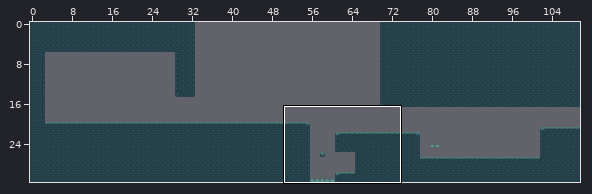
An edit to a level. Tiled map, Assets/Maps/Forest_04.tmx. Above: a wide view before the commit, with the close-up outlined.
Close-up. Earlier state:
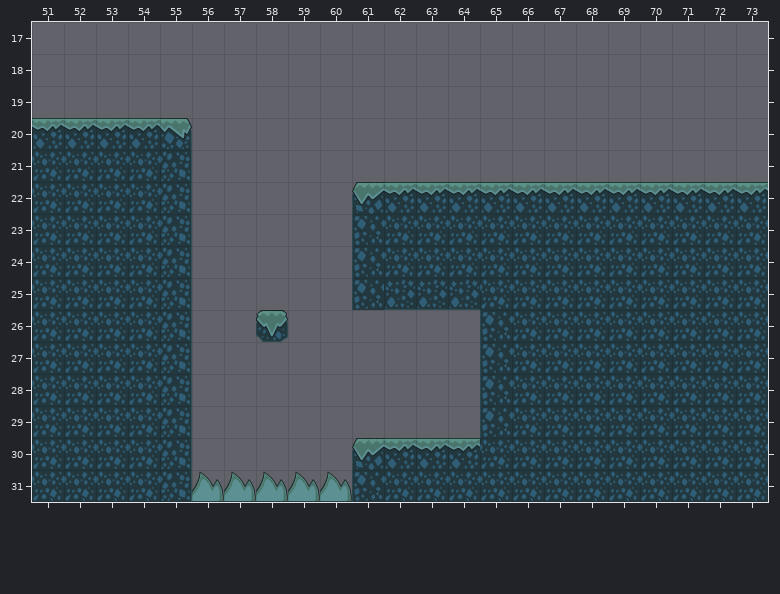
Cells are 128x128 px. Shown: x 51..73, y 17..31. The commit also changed other parts of the map, which this record leaves out.
Once edited:
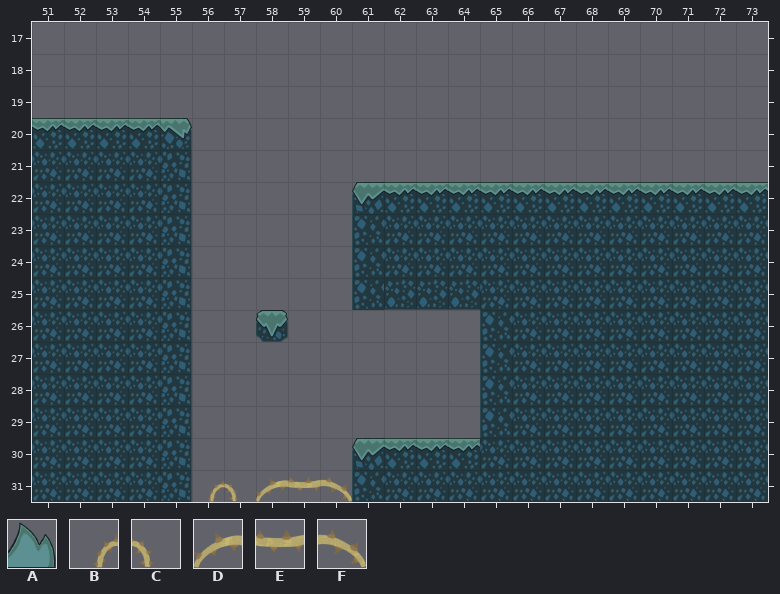
Key: from "Atlas_Bosque_V2": A 61; from "Espinas": B 8, C 9, D 10, E 11, F 12.
_ is an empty cell.
Changes in this commit:
Layer "Map":
y 31: x 56..60 AAAAA -> BCDEF
Boxes around the changes in both close-ups, in picture pixels (x1, y1, x2, y2):
changed: (192, 471, 352, 502)
